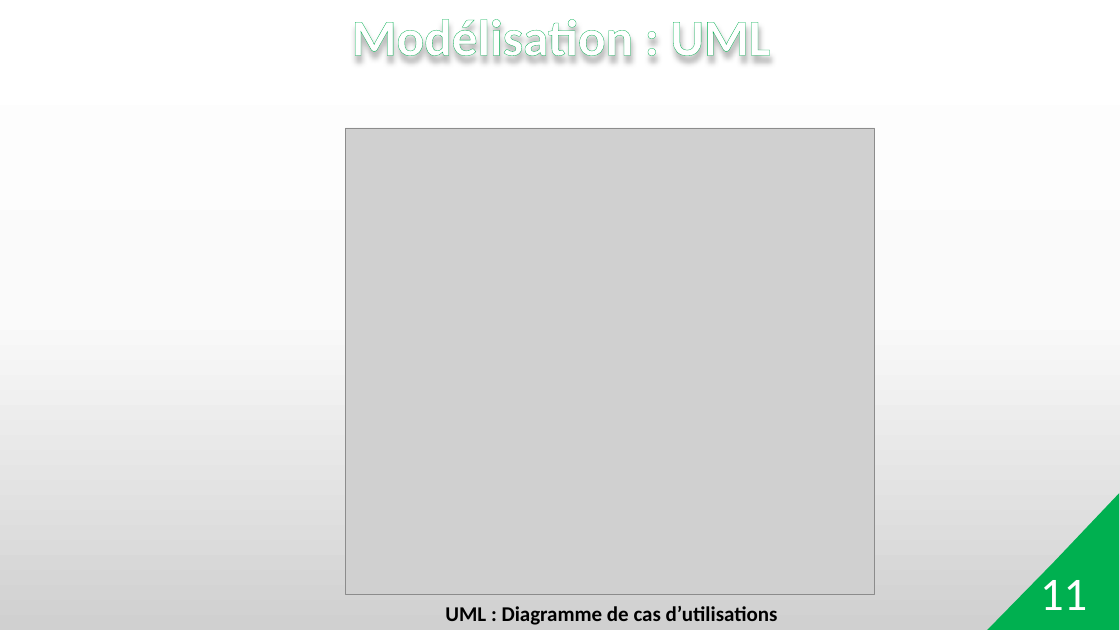
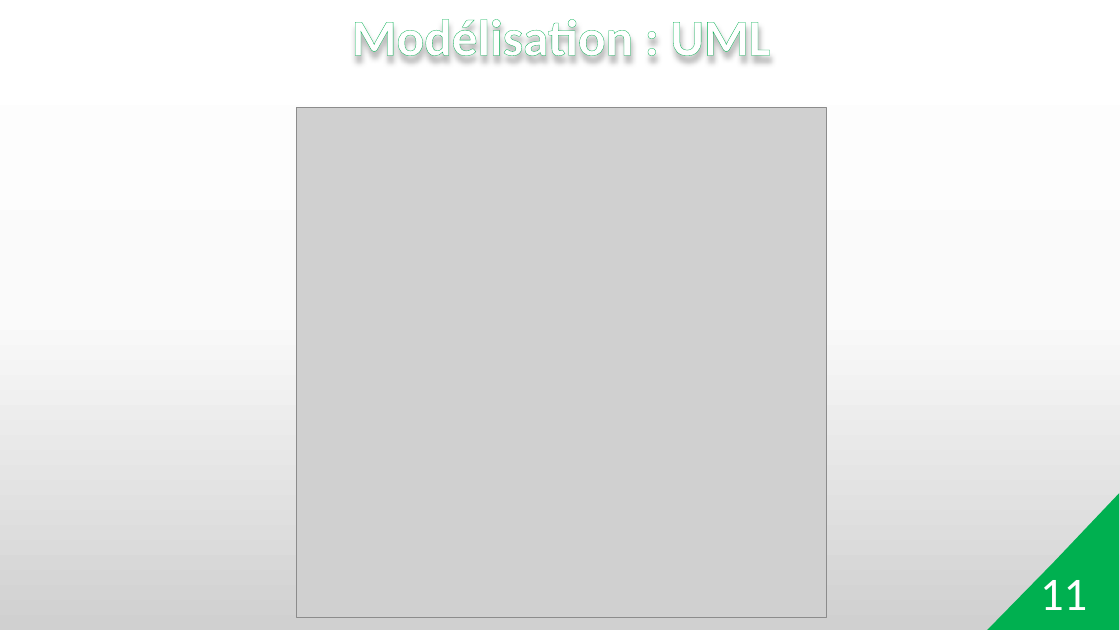
Before and after one commit to Kenn555/SIG, a slide deck: slide 11 of Présentation de mémoire L3.pptx. Drawn at 1120x630 pixels with LibreOffice and Linux fonts; fonts in the diff are those of the drawing; grey boxes stand for pictures; background and template pictures are left out. Boxes give left, top, right and bottom in pixels: in the first picture for what was removed or moved away, otherwise in the second. Text is boxed around its words. In the diff, an @@ line names an element or a change of style, - is before the commit and + after.

```diff
--- a/Présentation de mémoire L3.pptx
+++ b/Présentation de mémoire L3.pptx
@@ picture resized from (x1=345, y1=128, x2=875, y2=594) to (x1=297, y1=108, x2=826, y2=618) @@
@@ text removed at (x1=445, y1=606, x2=778, y2=625) @@
-UML : Diagramme de cas d’utilisations
```
Also in this commit, not shown: 2 other slides changed, 1 other file.
